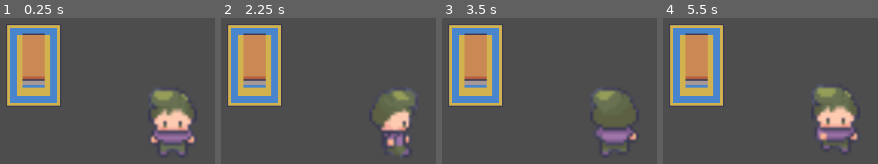
Above: before the commit, frames 1-4 (left to right).
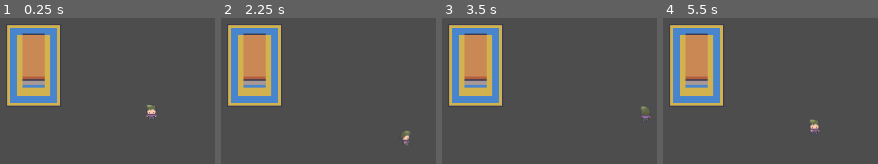
Above: after the commit, the same moments.

Repository: FaNzu/WinnerGame2023
Game: Godot game, scene res://office.tscn
Two runs of this game, one before a commit and one after it. Both use one fixed random seed, a clock stepped at 60 frames per second and the inputs below.
Inputs:
- Up to frame 1 (0.25 s): no input
- Up to frame 2 (2.25 s): tap Enter at 0.5 s; hold Right (move_right) 0.53-1.28 s; tap Space at 1.25 s; hold Down (move_down) 1.28-2.03 s; hold Right (move_right) from 2.03 s (still down)
- Up to frame 3 (3.5 s): tap Enter at 2.75 s; release Right (move_right) at 2.78 s; hold Up (move_up) from 2.78 s (still down)
- Up to frame 4 (5.5 s): release Up (move_up) at 3.53 s; hold Left (move_left) 3.53-5.03 s; hold Down (move_down) from 5.03 s (still down)

The runs differ from the first frame. In frame 1, 6.5% of the frame differs, in the area x 67-91%, y 47-94%; in frame 2, 4.7%; in frame 3, 4.1%; in frame 4, 6.2%.

Commit message:
making movement work

Diff:
--- a/Player.gd
+++ b/Player.gd
@@ -9,18 +9,19 @@
 func _process(delta):
 	var velocity = Vector2.ZERO
 	if Input.is_action_pressed("move_right"):
-		velocity.x += 1
+		velocity.x += 50
 		$AnimatedSprite2D.play("walkright")
 	if Input.is_action_pressed("move_left"):
-		velocity.x -= 1
+		velocity.x -= 50
 		$AnimatedSprite2D.play("walkleft")
 	if Input.is_action_pressed("move_up"):
-		velocity.y += 1
+		velocity.y -= 50
 		$AnimatedSprite2D.play("walkup")
 	if Input.is_action_pressed("move_down"):
-		velocity.y -= 1
+		velocity.y += 50
 		$AnimatedSprite2D.play("walkdown")
-
+	position += velocity * delta
+#
 	if velocity.length() > 0:
 		velocity = velocity.normalized() * speed
 	else:
--- a/office.tscn
+++ b/office.tscn
@@ -3603,4 +3603,3 @@
 
 [node name="Player" parent="." instance=ExtResource("2_p0e0x")]
 position = Vector2(257, 143)
-scale = Vector2(4.39, 4.39)
Not shown: 1 places in office.tscn that only renumber resources
Not shown: 1 places in player.tscn that only renumber resources
